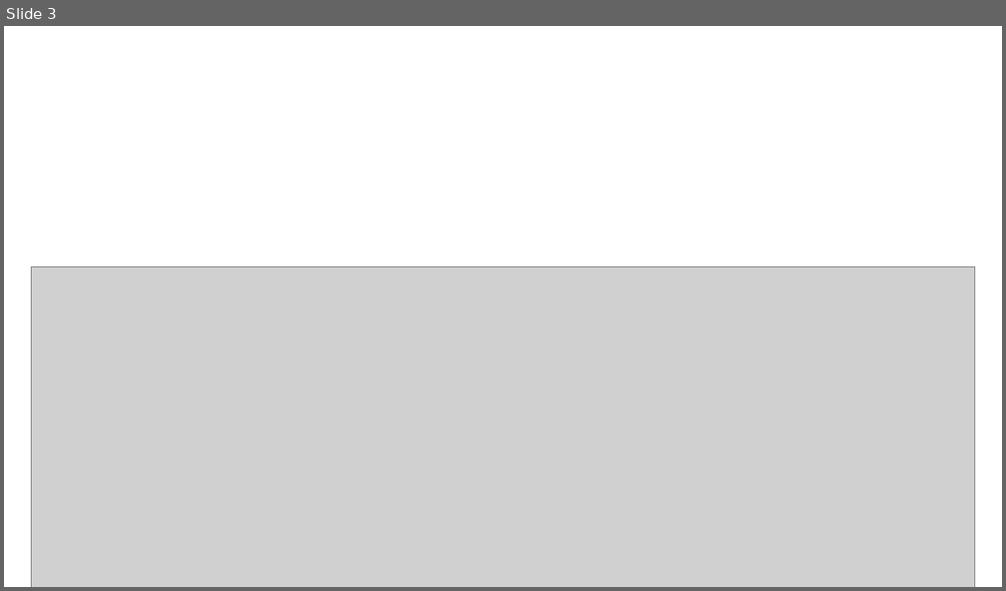
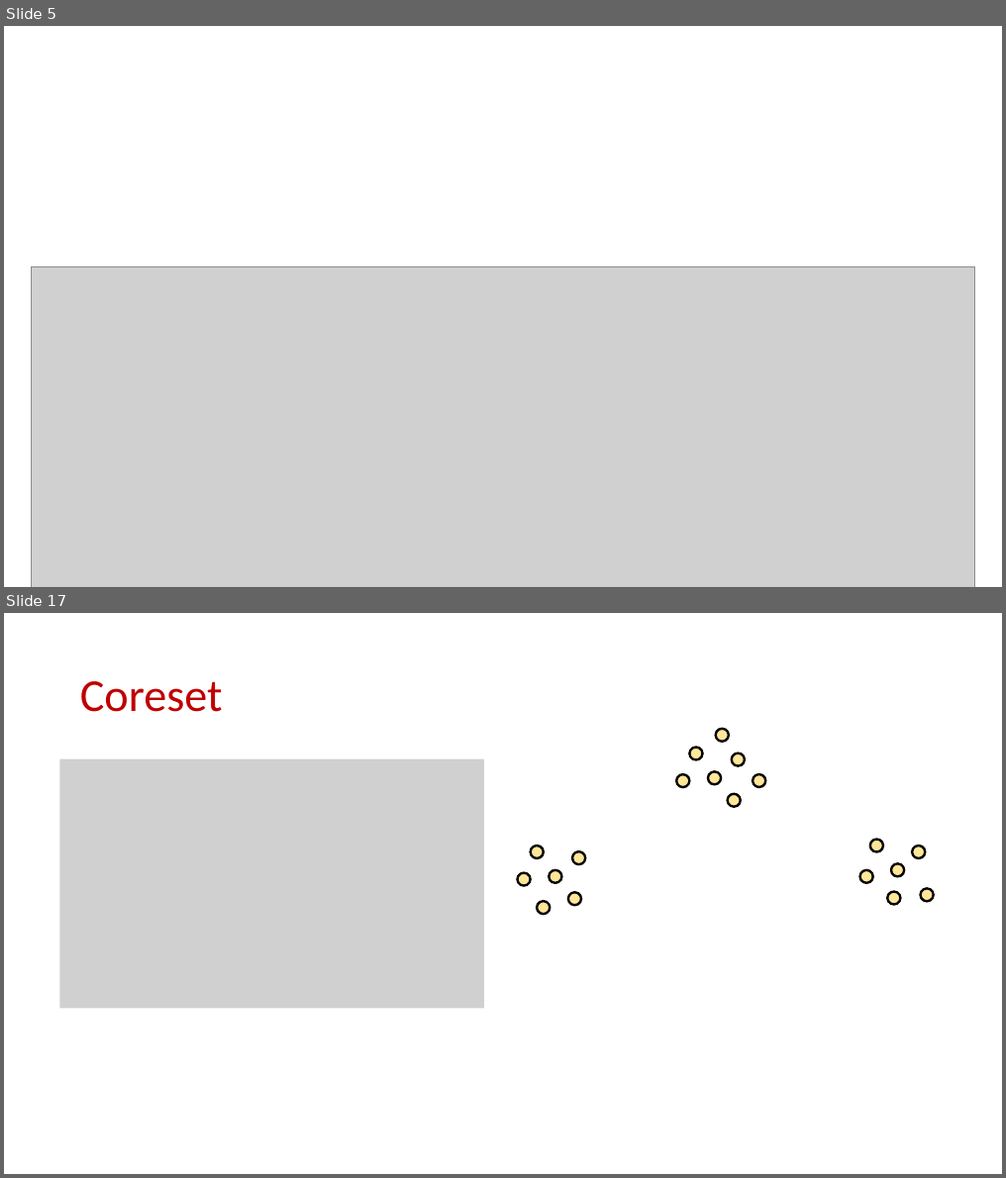
Before and after one commit to samsonzhou/samsonzhou.github.io, a slide deck: CSCE689-23/L21.pptx. Shown one above the other, each under a label of ours: slide 3 before the commit, slides 5 and 17 after it; the slides between them are not shown. The pictures are 1006x591 and 1006x1178 pixels, drawn with LibreOffice and Linux fonts; fonts in the diff are those of the drawing; grey boxes stand for pictures. Boxes give left, top, right and bottom in pixels: in the first picture for what was removed or moved away, otherwise in the second. Text is boxed around its words. In the diff, an @@ line names an element or a change of style, - is before the commit and + after.

```diff
--- a/CSCE689-23/L21.pptx
+++ b/CSCE689-23/L21.pptx
@@ slide 17 added at <box>4,613,1002,1174</box>, background #FFFFFF @@
@@ title added at <box>80,681,223,712</box>, 44 pt, text #C00000 @@
+Coreset
@@ ellipse added at <box>716,729,729,742</box>, fill #FFE699, outline #000000 2.25 pt @@
@@ picture added at <box>60,759,484,1008</box> @@
@@ ellipse added at <box>690,747,703,760</box>, fill #FFE699, outline #000000 2.25 pt @@
@@ ellipse added at <box>732,753,745,765</box>, fill #FFE699, outline #000000 2.25 pt @@
@@ ellipse added at <box>676,774,689,787</box>, fill #FFE699, outline #000000 2.25 pt @@
@@ ellipse added at <box>708,771,721,784</box>, fill #FFE699, outline #000000 2.25 pt @@
@@ ellipse added at <box>752,774,765,787</box>, fill #FFE699, outline #000000 2.25 pt @@
@@ ellipse added at <box>727,794,740,807</box>, fill #FFE699, outline #000000 2.25 pt @@
@@ ellipse added at <box>531,846,543,859</box>, fill #FFE699, outline #000000 2.25 pt @@
@@ ellipse added at <box>870,839,883,852</box>, fill #FFE699, outline #000000 2.25 pt @@
@@ ellipse added at <box>912,846,925,859</box>, fill #FFE699, outline #000000 2.25 pt @@
@@ ellipse added at <box>518,872,531,885</box>, fill #FFE699, outline #000000 2.25 pt @@
@@ ellipse added at <box>549,870,561,883</box>, fill #FFE699, outline #000000 2.25 pt @@
@@ ellipse added at <box>572,852,585,864</box>, fill #FFE699, outline #000000 2.25 pt @@
@@ ellipse added at <box>860,870,873,883</box>, fill #FFE699, outline #000000 2.25 pt @@
@@ ellipse added at <box>891,863,904,876</box>, fill #FFE699, outline #000000 2.25 pt @@
@@ ellipse added at <box>537,901,549,914</box>, fill #FFE699, outline #000000 2.25 pt @@
@@ ellipse added at <box>568,892,581,905</box>, fill #FFE699, outline #000000 2.25 pt @@
@@ ellipse added at <box>887,891,900,904</box>, fill #FFE699, outline #000000 2.25 pt @@
@@ ellipse added at <box>921,888,933,901</box>, fill #FFE699, outline #000000 2.25 pt @@
@@ what was slide 3 is now slide 5 @@
```
Also in this commit, not shown: 22 other slides added.
